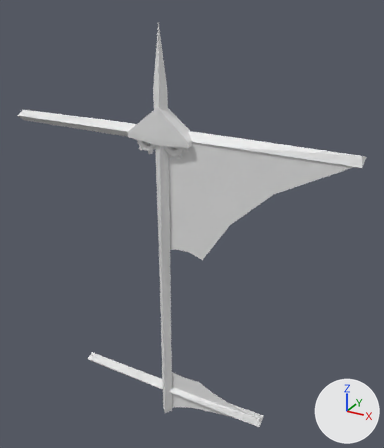
One commit to the Blender file Threee 3 Deee D Hobbieee/glider.blend: the scene before it, then after it.
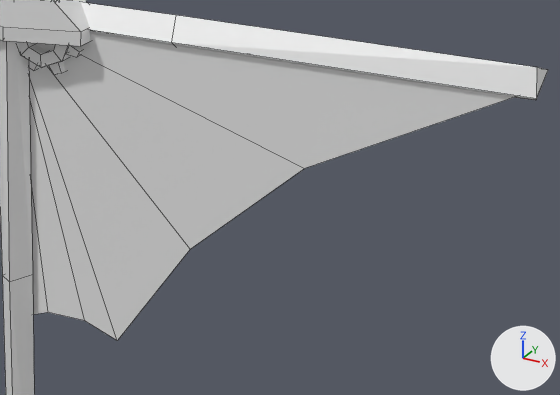
The first picture shows the older version from a 50 mm camera at (1.44, -2.77, 2.49) aimed at (0.11, -0.35, 1.28). The close-ups show the older and then the newer version on the part from 41% to 97% of the width and 29% to 63% of the height of that picture. Only the edits that show in the close-ups are written down. Every picture has the same lights, and +X, +Y and +Z are marked at lower right. The close-ups show mesh edges as thin lines.
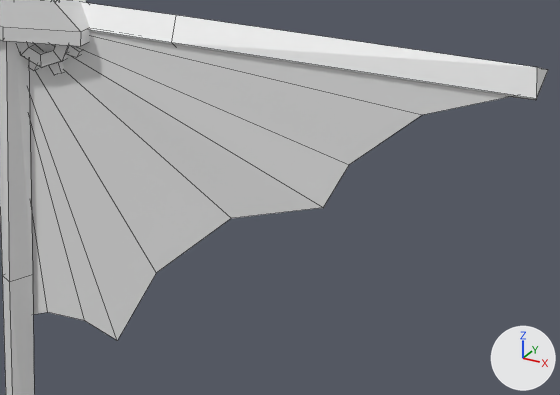
Diff of the bpy script that builds the scene:
```diff
--- a/Threee 3 Deee D Hobbieee/glider.blend.py
+++ b/Threee 3 Deee D Hobbieee/glider.blend.py
@@ me_cube @@
 # used by ob_cube_001; location = (-0.004, -0.47, 1.793); scale = (1.0, 0.0754, 1.0)
 # verts and faces of me_cube; kept vertices keep their numbers, new ones are numbered from 8
 # before: 0 (-0.003, 0.0, -0.66), 1 (0.406, 0.0, -0.412) at pixel (190, 249), 2 (1.004, 0.0, -0.003), 3 (0.631, 0.0, -0.202) at pixel (304, 168), 4 (0.246, 0.0, -0.654) at pixel (117, 340)
 # before: 5 (0.168, 0.0, -0.627) at pixel (84, 320), 6 (0.0, 0.0, 0.0), 7 (0.077, 0.0, -0.629) at pixel (47, 312)
-me_cube.from_pydata(...)  # 8 vertices, 6 faces; spans x -0.003..1.004, y 0.0, z -0.66..0.0
+me_cube.from_pydata(...)  # 11 vertices, 9 faces; spans x -0.017..1.004, y -0.071..0.0, z -0.66..0.007
+# me_cube part 1
+delete_vertices([6])  # with the faces that use them
+verts[1] = (0.333, -0.008, -0.479)  # moved, pixel (156, 272)
+verts[3] = (0.838, -0.03, -0.065)  # moved, pixel (422, 115)
+verts[8] = (0.674, -0.071, -0.269)  # pixel (323, 207)
+verts[9] = (0.49, -0.008, -0.329)  # pixel (231, 218)
+verts[10] = (-0.017, -0.043, 0.007)
+verts[11] = (0.716, -0.037, -0.178)  # pixel (349, 164)
+faces += [(1, 10, 4), (8, 11, 10), (4, 10, 5), (8, 10, 9), (5, 10, 7), (0, 7, 10)]
+faces += [(1, 9, 10), (2, 10, 3), (3, 10, 11)]
```

Where the change shows, as pixel boxes (x1, y1, x2, y2) in the close-ups (560 x 395 px):
'Cube.001', reshaped: before (29, 34, 516, 340); after (28, 32, 512, 340)
